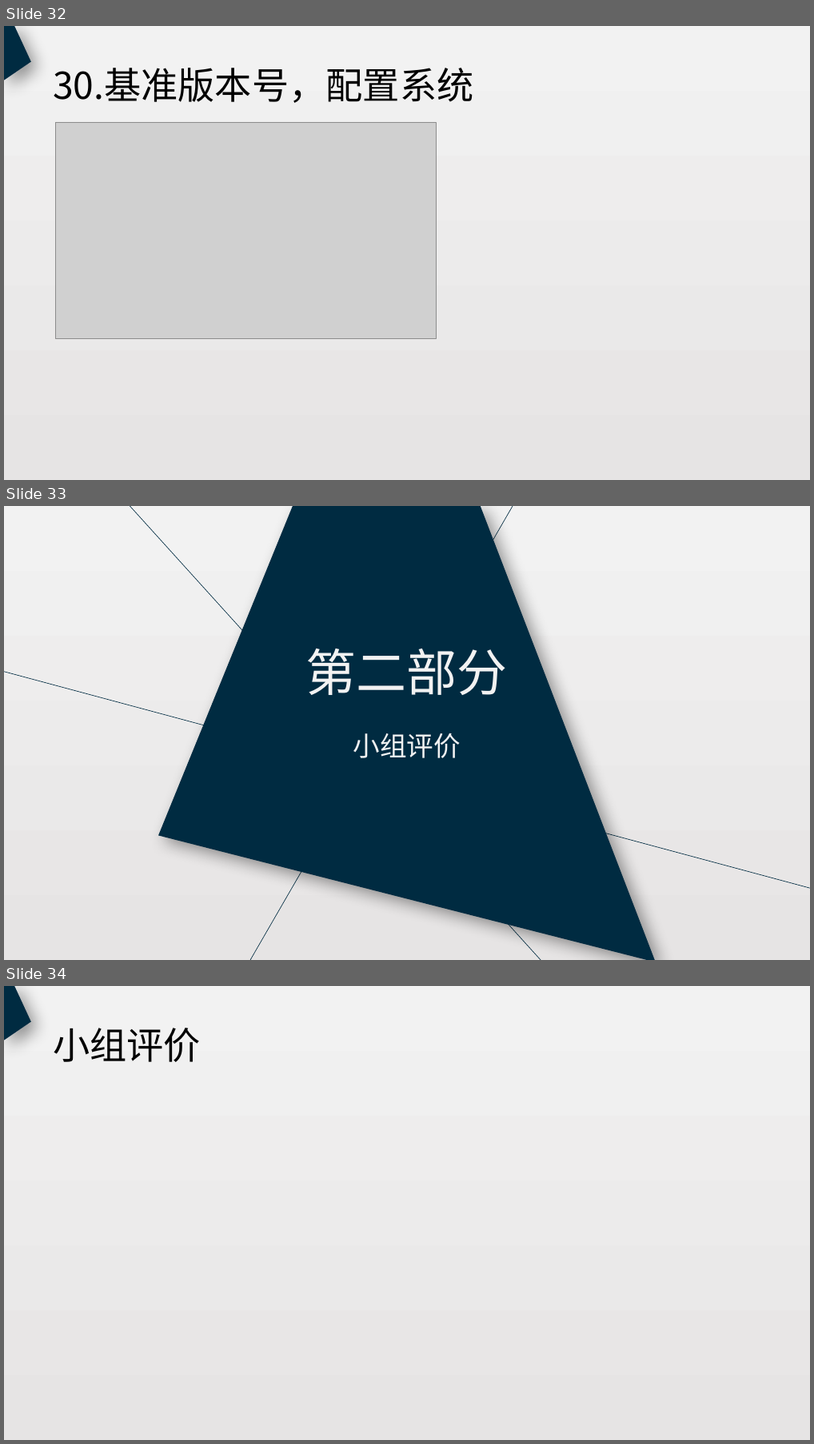
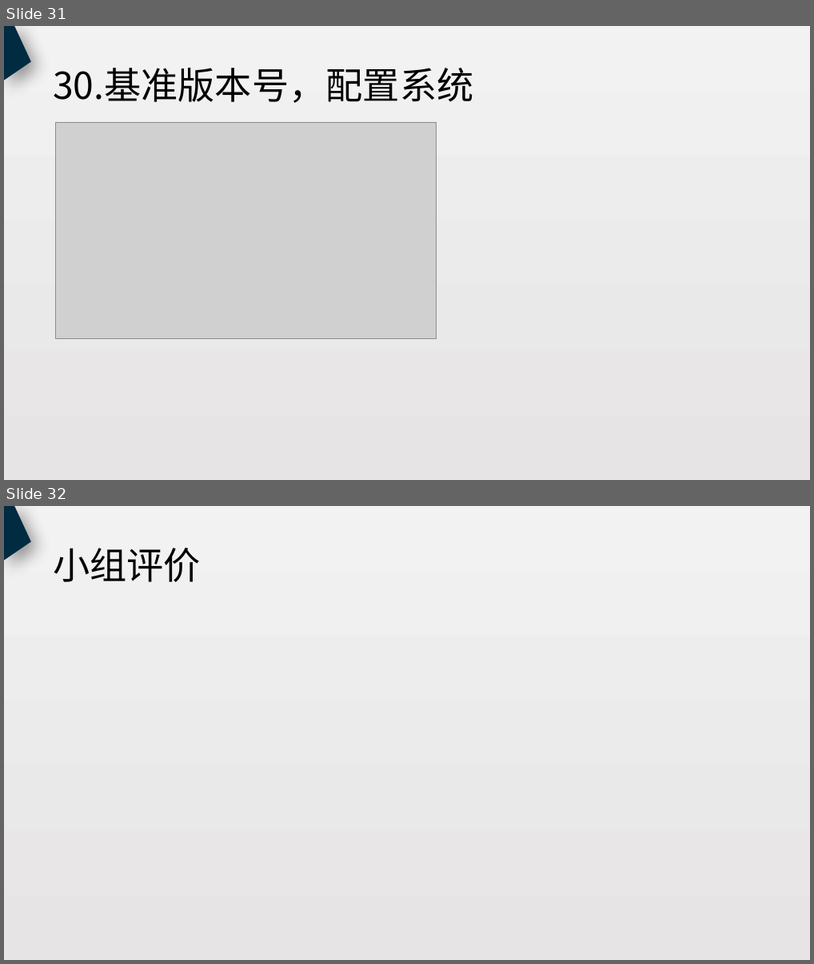
Before and after one commit to PRD2018-G18/PRD2018, a slide deck: 非受控文档/过程文档/SRS.pptx. Shown one above the other, each under a label of ours: slides 32, 33 and 34 before the commit, slides 31 and 32 after it. The pictures are 814x1444 and 814x964 pixels, drawn with LibreOffice and Linux fonts; fonts in the diff are those of the drawing; grey boxes stand for pictures. Boxes give left, top, right and bottom in pixels: in the first picture for what was removed or moved away, otherwise in the second. Text is boxed around its words. In the diff, an @@ line names an element or a change of style, - is before the commit and + after.

```diff
--- a/非受控文档/过程文档/SRS.pptx
+++ b/非受控文档/过程文档/SRS.pptx
@@ slide 33 removed at [4, 506, 810, 960], background gradient #F2F2F2 to #E6E4E4 @@
@@ line removed from (543, 960) to (130, 506) @@
@@ freeform shape removed at [158, 506, 656, 960] @@
@@ line removed from (520, 506) to (250, 960) @@
@@ text removed at [306, 648, 508, 695] @@
-第二部分
@@ line removed from (4, 671) to (810, 888) @@
@@ text removed at [354, 732, 461, 758] @@
-小组评价
@@ what was slide 32 is now slide 31 @@
@@ what was slide 34 is now slide 32 @@
```
Also in this commit, not shown: 17 slides changed, 1 slide added, 2 other slides removed.
